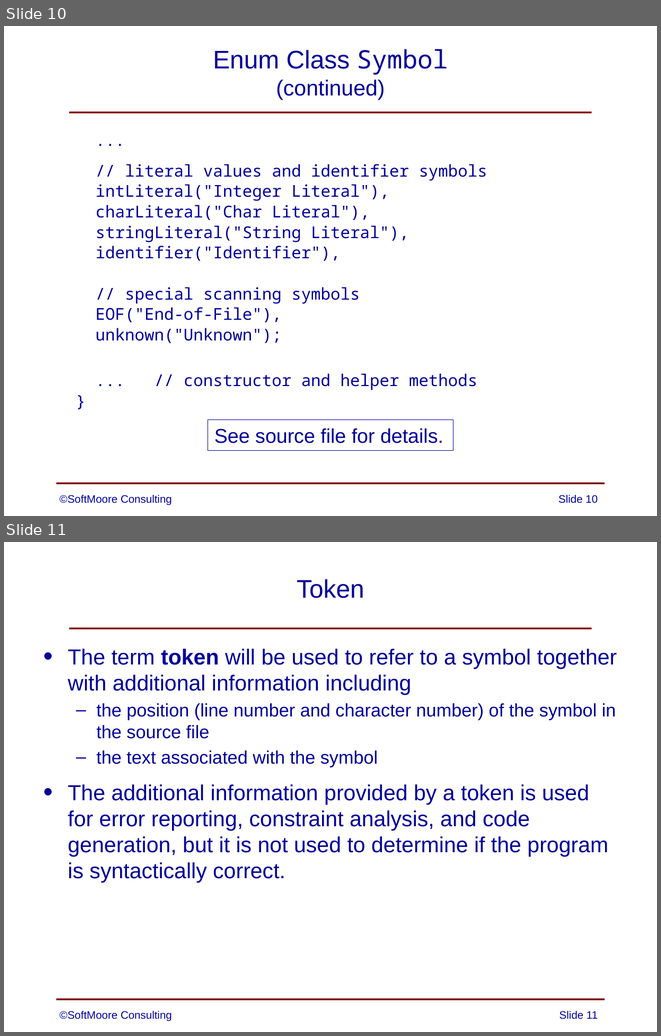
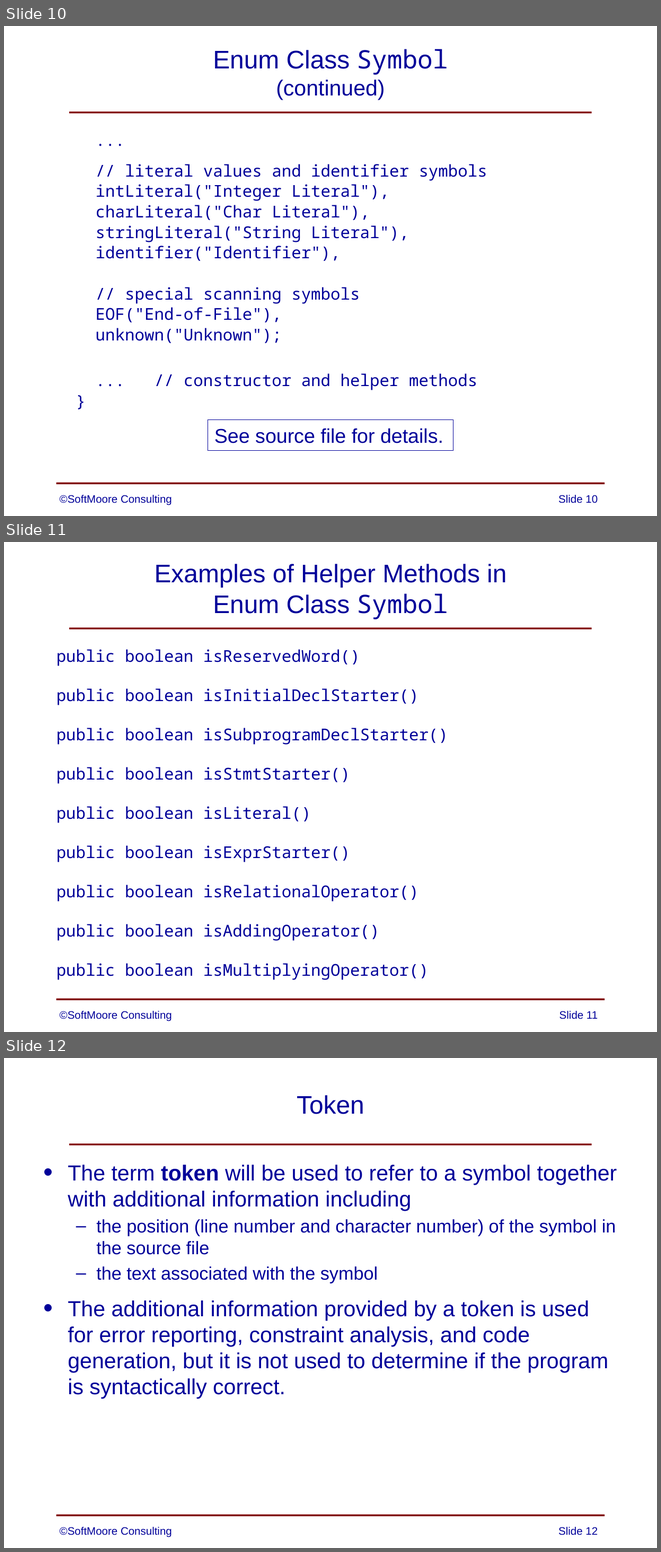
Before and after one commit to SoftMoore/CPRL-Java-4th, a slide deck: PowerPoints/05 - Lexical Analysis.pptx. Shown one above the other, each under a label of ours: slides 10 and 11 before the commit, slides 10, 11 and 12 after it. The pictures are 661x1036 and 661x1552 pixels, drawn with LibreOffice and Linux fonts; fonts in the diff are those of the drawing. Boxes give left, top, right and bottom in pixels: in the first picture for what was removed or moved away, otherwise in the second. Text is boxed around its words. In the diff, an @@ line names an element or a change of style, - is before the commit and + after.

```diff
--- a/PowerPoints/05 - Lexical Analysis.pptx
+++ b/PowerPoints/05 - Lexical Analysis.pptx
@@ slide 11 added at (4,542,657,1032), background #FFFFFF; not listed: 2 template elements that a slide beside it also shows @@
@@ title added at (155,564,506,619), 28 pt, text #000099 @@
+Examples of Helper Methods in
+Enum Class Symbol
@@ text added at (56,649,448,980), 18 pt, text #000099 @@
+public boolean isReservedWord()
+public boolean isInitialDeclStarter()
+public boolean isSubprogramDeclStarter()
+public boolean isStmtStarter()
+public boolean isLiteral()
+public boolean isExprStarter()
+public boolean isRelationalOperator()
+public boolean isAddingOperator()
+public boolean isMultiplyingOperator()
@@ text added at (60,1011,172,1021), 12 pt, text #000099 @@
+©SoftMoore Consulting
@@ page number added at (559,1011,598,1019), 12 pt, text #000099 @@
+Slide 11
@@ what was slide 11 is now slide 12 @@
@@ page number at (558,1527,598,1535): text changed @@
-Slide 11
+Slide 12
```
Also in this commit, not shown: 2 slides changed.
